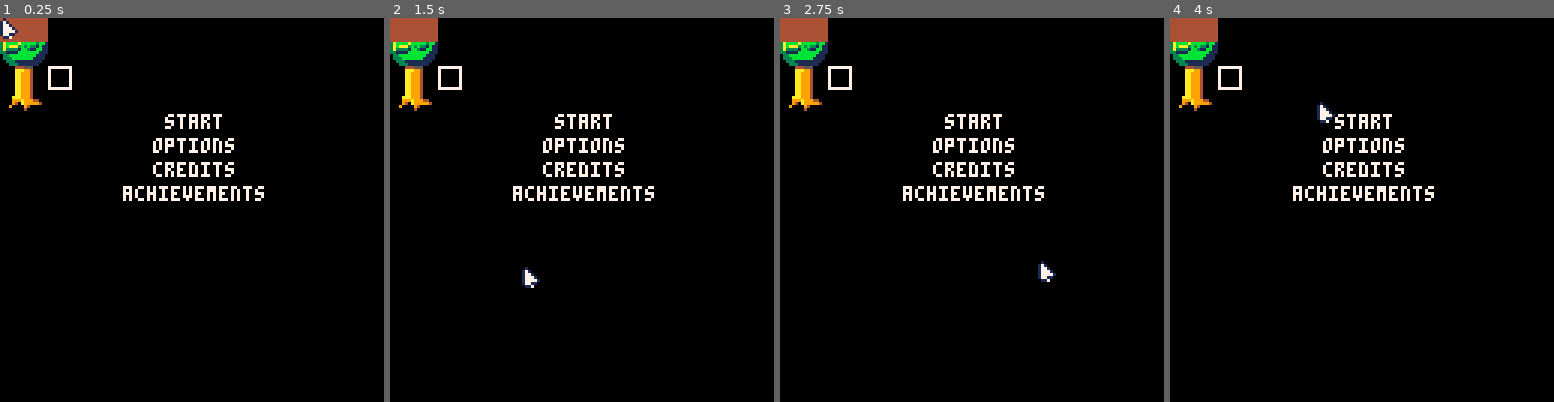
Above: before the commit, frames 1-4 (left to right).
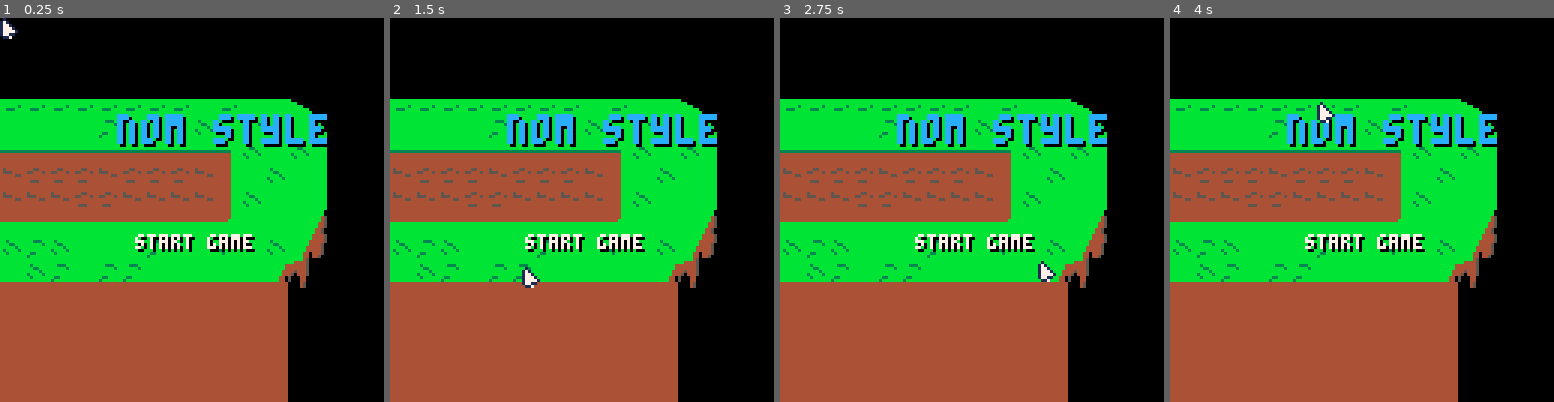
Above: after the commit, the same moments.

Repository: Mastoast/LDJam58
Game: PICO-8 cartridge ldjam58.p8
Two runs of this game, one before a commit and one after it. Both use one fixed random seed, a clock stepped at 60 frames per second and the inputs below.
Inputs (mouse positions are in pixels of both pictures, inside the frame that each line leads up to):
- Up to frame 1 (0.25 s): no input
- Up to frame 2 (1.5 s): click (459, 121) at 0.67 s; tap X (X key) at 1.07 s; click (520, 267) at 1.22 s
- Up to frame 3 (2.75 s): click (975, 114) at 1.77 s; tap X (X key) at 2.07, 2.4, 2.73 s; click (1037, 259) at 2.32 s
- Up to frame 4 (4 s): click (1492, 106) at 2.87 s; tap X (X key) at 3.07, 3.4, 3.73 s; click (1254, 256) at 3.42 s; click (1315, 102) at 3.97 s

The runs differ from the first frame. In frame 1, 64% of the frame differs, in the area x 0-86%, y 0-100%; in frame 2, 64%; in frame 3, 64%; in frame 4, 64%.

Commit message:
Add splash screen

Diff:
--- a/main.lua
+++ b/main.lua
@@ -8,11 +8,12 @@
     ndeath = 0
     freeze_time = 0
     shake = 0
-    cam = {x = 0, y = 0, speed = 0.1}
-    tcam = {x = 0, y = 0}
+    cam = {x = splash_screen.x, y = splash_screen.y, speed = 0.1}
+    tcam = {x = splash_screen.x, y = splash_screen.y}
     printable = 0
     --
     init_level()
+    init_splash_screen_menu()
     init_main_menu()
     init_achievements_menu()
     init_options_menu()
@@ -120,7 +121,7 @@
     end
 
     -- draw map
-    map(0, 0, 0, 0, 16, 16)
+    map(0, 48, splash_screen.x, splash_screen.y, 16, 16)
 
     -- draw objects
     for o in all(objects) do
--- a/menu.lua
+++ b/menu.lua
@@ -9,6 +9,19 @@
 splash_screen = {x = -256, y = 0}
 game = { x = 512, y = 512}
 
+function init_splash_screen_menu()
+    local x, y = splash_screen.x + 0, splash_screen.y + 0
+    local title = create(text, x + 64, y + 32)
+    title.text = "\^t\^wnom style"
+    title.is_centered = true
+    title.color = 12
+    title:init()
+    local start = create(text, x + 64, y + 72)
+    start.text = "start game"
+    start.is_centered = true
+    start:init()
+    start.on_click = move_to_main_menu
+end
 
 function init_main_menu()
     local x, y = main_menu.x + 0, main_menu.y + 0
--- a/popup.lua
+++ b/popup.lua
@@ -17,7 +17,8 @@
 end
 
 function pop_popups()
-    if #incoming_popups > 0 then
+    local safe_distance = 1
+    if #incoming_popups > 0 and abs(cam.x - tcam.x) < safe_distance and abs(cam.x - tcam.x) < safe_distance then
         init_popup(incoming_popups[1])
         del(incoming_popups, incoming_popups[1])
     end
